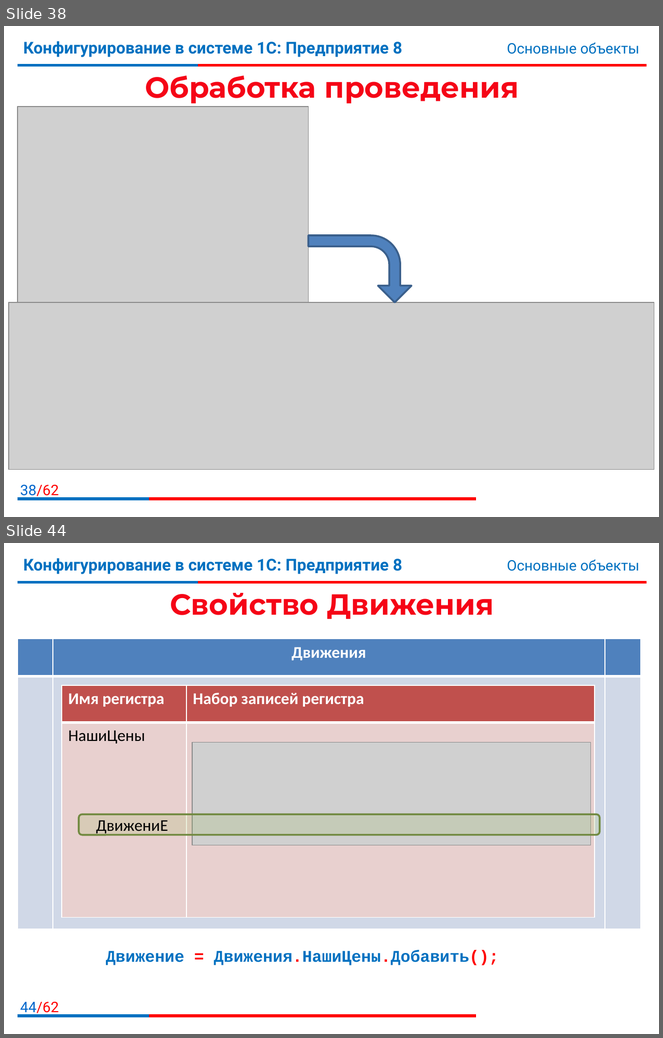
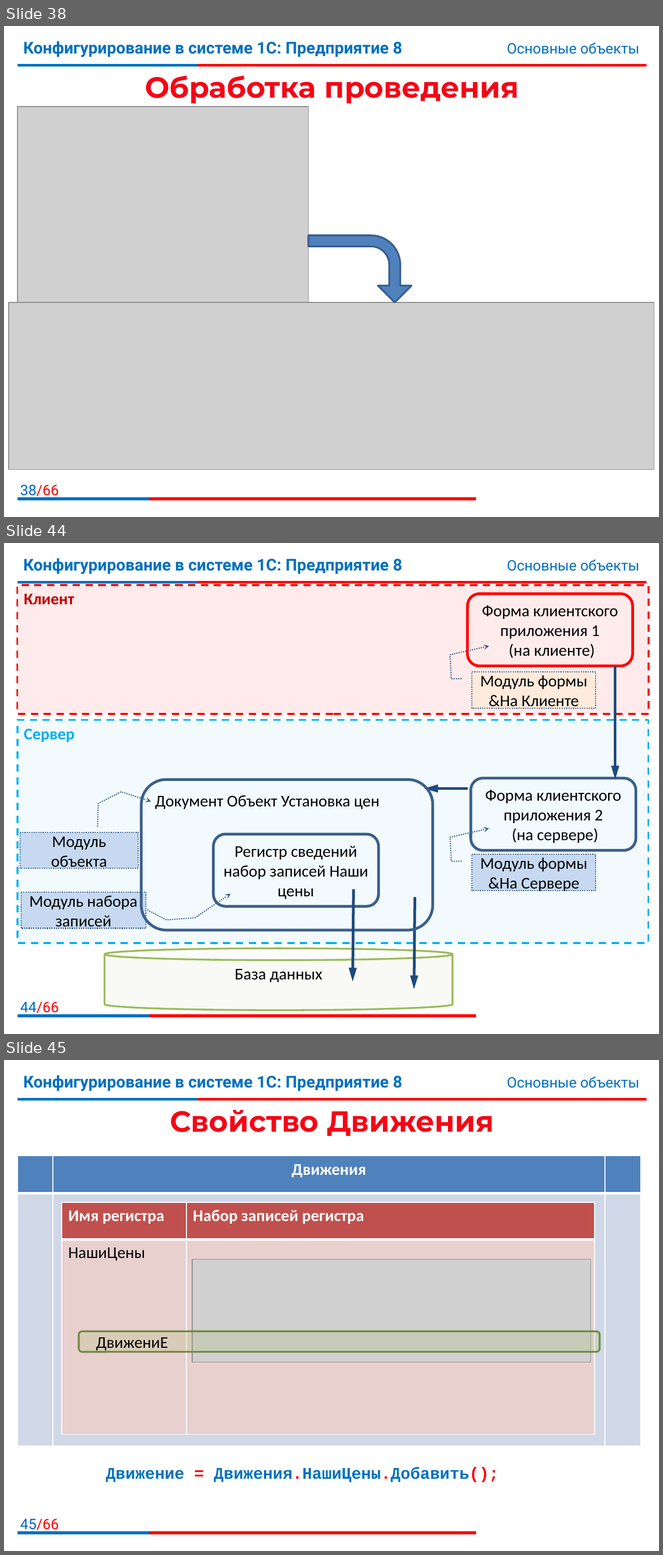
Before and after one commit to bestteacher-1c/documents_compl_kurs, a slide deck: Занятие_05/Иллюстрации5.pptx. Shown one above the other, each under a label of ours: slides 38 and 44 before the commit, slides 38, 44 and 45 after it; the slides between them are not shown. The pictures are 663x1038 and 663x1555 pixels, drawn with LibreOffice and Linux fonts; fonts in the diff are those of the drawing; grey boxes stand for pictures; background and template pictures are left out. Boxes give left, top, right and bottom in pixels: in the first picture for what was removed or moved away, otherwise in the second. Text is boxed around its words. In the diff, an @@ line names an element or a change of style, - is before the commit and + after.

```diff
--- a/Занятие_05/Иллюстрации5.pptx
+++ b/Занятие_05/Иллюстрации5.pptx
@@ slide 44 added at [4,543,659,1034], background #FFFFFF; not listed: 7 template elements that a slide beside it also shows @@
@@ rectangle added at [17,585,649,714], fill #FF0000 at 8% opacity, outline #FF0000 2 pt dashed, 18 pt, text #C00000, bold @@
+Клиент
@@ rounded rectangle added at [468,594,633,666], outline #FF0000 3 pt, 18 pt, text #000000 @@
+Форма клиентского приложения 1
+(на клиенте)
@@ arrow added from (616, 666) to (616, 780), #1F497D 3 pt @@
@@ border callout added at [472,672,596,708], fill #FDEADA, outline #3A5F8C 1.25 pt dashed, 18 pt, text #000000 @@
+Модуль формы
+&На Клиенте
@@ rectangle added at [17,720,649,943], fill #00B0F0 at 5% opacity, outline #00B0F0 2 pt dashed, 18 pt, text #00B0F0, bold @@
+Сервер
@@ rounded rectangle added at [142,780,433,930], outline #3A5F8C 3 pt, 18 pt, text #000000 @@
+Документ Объект Установка цен
@@ arrow added from (468, 788) to (425, 788), #1F497D 3 pt @@
@@ rounded rectangle added at [471,778,636,850], outline #3A5F8C 3 pt, 18 pt, text #000000 @@
+Форма клиентского приложения 2
+(на сервере)
@@ border callout added at [20,833,138,869], fill #C6D9F1, outline #3A5F8C 1.25 pt dashed, 18 pt, text #000000 @@
+Модуль объекта
@@ rounded rectangle added at [214,835,379,906], outline #3A5F8C 3 pt, 18 pt, text #000000 @@
+Регистр сведений набор записей Наши цены
@@ border callout added at [472,855,596,891], fill #C6D9F1, outline #3A5F8C 1.25 pt dashed, 18 pt, text #000000 @@
+Модуль формы
+&На Сервере
@@ border callout added at [21,892,145,928], fill #C6D9F1, outline #3A5F8C 1.25 pt dashed, 18 pt, text #000000 @@
+Модуль набора записей
@@ arrow added from (354, 890) to (352, 982), #1F497D 3 pt @@
@@ arrow added from (415, 898) to (414, 989), #1F497D 3 pt @@
@@ cylinder added at [105,949,453,1010], fill #D7E4BD at 15% opacity, outline #9BBB59 2 pt, 18 pt, text #000000 @@
+База данных
@@ page number at [20,485,59,499]: text changed @@
-38/62
+38/66
@@ what was slide 44 is now slide 45 @@
@@ page number at [20,1519,59,1533]: text changed @@
-44/62
+45/66
```
Also in this commit, not shown: 22 slides changed, 3 other slides added, 3 other files.
